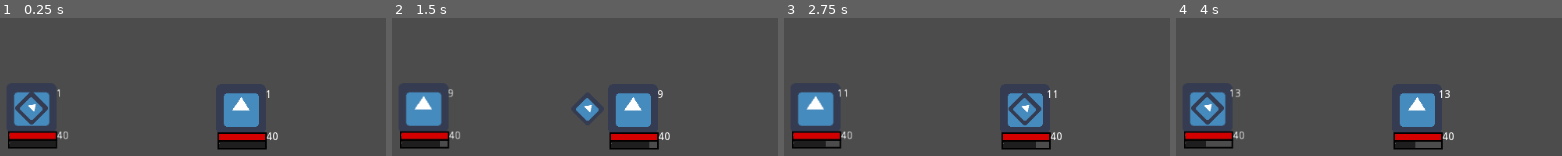
Above: before the commit, frames 1-4 (left to right).
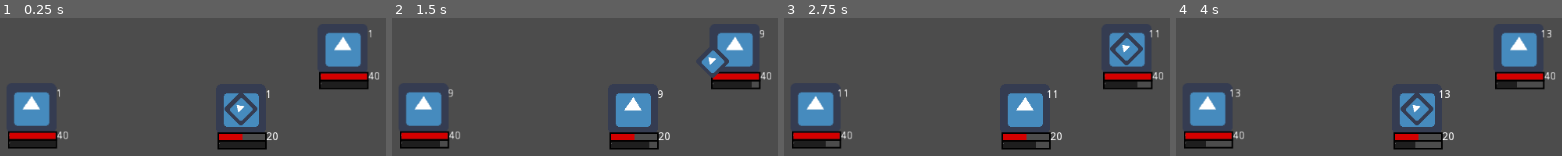
Above: after the commit, the same moments.

Repository: h19mili/Projekt_Fleorune.VM
Game: Godot game, scene res://Main.tscn
Same seed, same stepped clock (60 frames per second), same inputs: the game is played once before the commit and once after it. The engine's default icon, where the game draws it, is replaced by a stand-in: a white triangle on a blue panel in a dark square.
Inputs:
- Up to frame 1 (0.25 s): no input
- Up to frame 2 (1.5 s): tap Enter (ui_accept) at 0.5, 0.77, 0.8, 1.07, 1.25, 1.35 s; hold Right (ui_right) 0.53-1.28 s; tap A (ui_a) at 0.6 s; hold Down (ui_down) from 1.28 s (still down)
- Up to frame 3 (2.75 s): tap Enter (ui_accept) at 1.52, 1.82, 2.3 s; tap A (ui_a) at 1.55, 2.1 s; release Down (ui_down) at 2.03 s; hold Right (ui_right) from 2.03 s (still down)
- Up to frame 4 (4 s): tap Enter (ui_accept) at 2.75, 3.02, 3.32, 3.5, 3.6, 3.77 s; release Right (ui_right) at 2.78 s; hold Up (ui_up) 2.78-3.53 s; tap A (ui_a) at 2.85 s; hold Left (ui_left) from 3.53 s (still down)

The runs differ from the first frame. In frame 1, 6.2% of the frame differs, in the area x 3-99%, y 8-89%; in frame 2, 5.3%; in frame 3, 4.7%; in frame 4, 6.0%.
Error before the commit: First argument of yield() is null. (res://TurnQ.gd:53)
Error after the commit: Invalid get index 'Current_HP' (on base: 'Nil'). (res://TurnQ.gd:56)

Commit message:
Attack.V0.2

Diff:
--- a/Battler.gd
+++ b/Battler.gd
@@ -24,13 +24,9 @@
 
 func _process(delta):
 	if Input.is_action_just_pressed("ui_accept"):
-		#emit_signal("completed")
-		pass
+		emit_signal("completed")
 	if Input.is_action_just_pressed("ui_a"):
-		#emit_signal("emattack")
-		#emit_signal("Attack_done")
-		print("stop")
-		pass
+		emit_signal("emattack")
 	Attack()
 
 func set_selected(value):
@@ -66,7 +62,5 @@
 	if Party_member == false:
 		if selected == true:
 			CURRENT_DMG = get_node("Battler_Action").Attack_action()
-			#emit_signal("emattack")
-			emit_signal("Attack_done")
+			emit_signal("emattack")
 			print("Attack")
-			print("hi")
--- /dev/null
+++ b/Enemy lista/Enemy.gd
@@ -0,0 +1,16 @@
+extends Node2D
+
+
+# Declare member variables here. Examples:
+# var a = 2
+# var b = "text"
+
+
+# Called when the node enters the scene tree for the first time.
+func _ready():
+	pass # Replace with function body.
+
+
+# Called every frame. 'delta' is the elapsed time since the previous frame.
+#func _process(delta):
+#	pass
--- a/Main.tscn
+++ b/Main.tscn
@@ -16,6 +16,9 @@
 
 [node name="David2" parent="TurnQ" instance=ExtResource( 3 )]
 
+[node name="David3" parent="TurnQ" instance=ExtResource( 3 )]
+position = Vector2( 130.339, -77.3623 )
+
 [node name="Position2D" type="Position2D" parent="."]
 position = Vector2( -162, 0 )
 
--- a/Player karaktär/David.tscn
+++ b/Player karaktär/David.tscn
@@ -23,6 +23,8 @@
 [node name="Job" type="Node" parent="."]
 script = ExtResource( 2 )
 statblock = ExtResource( 3 )
+
+[node name="Skills" type="Node" parent="Job"]
 
 [node name="Healthbar" type="TextureProgress" parent="."]
 margin_left = -30.0
--- /dev/null
+++ b/Player karaktär/Player.gd
@@ -0,0 +1,16 @@
+extends Battler
+
+
+# Declare member variables here. Examples:
+# var a = 2
+# var b = "text"
+
+
+# Called when the node enters the scene tree for the first time.
+func _ready():
+	pass # Replace with function body.
+
+
+# Called every frame. 'delta' is the elapsed time since the previous frame.
+#func _process(delta):
+#	pass
--- a/TurnQ.gd
+++ b/TurnQ.gd
@@ -2,11 +2,11 @@
 
 class_name TurnQ
 signal completed
-#signal Attack_done
+signal Attack_done
 signal targets_selected(selected_target)
 var party : Array = []
 var Etarget
-onready var Battler_action = $Battler_Action #Combataction
+onready var Battler_action #= $Battler_Action #Combataction
 onready var active_player = Battler
 onready var select_arrow = get_node("../Arrow")
 
@@ -45,12 +45,13 @@
 			Etarget.Current_HP -= active_player.CURRENT_DMG
 			print("Player End")
 			Etarget=select_arrow.selected
+			print("stop")
 
 		else:
 			#Battler_action = get_child(0)
-			#yield(active_player, "emattack") # a
+			yield(active_player, "emattack") # a
 			print("waiting for eneamy")
-			yield(Battler_action, "Attack_done")
+			#yield(Battler_action, "Attack_done")
 			print("Current HP:")
 			print(Etarget.Current_HP)
 			print("Etarget")
